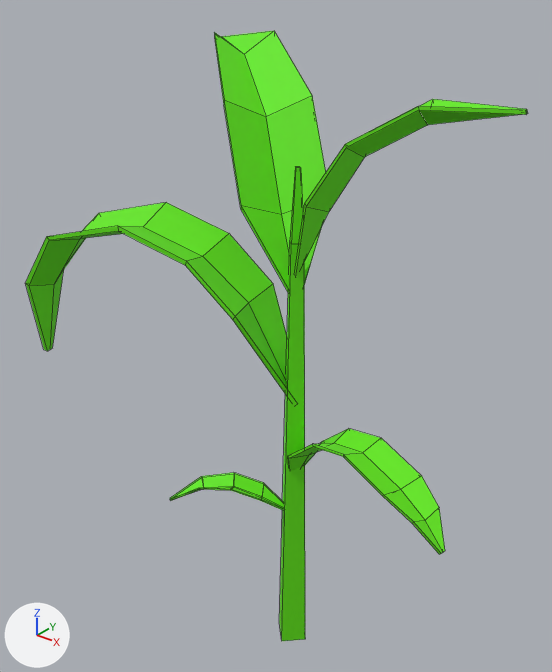
Renders of the FBX model content/farm/models/corn_low_01.fbx from each side of a commit.
Both versions are drawn from a 50 mm camera at (0.436, -0.578, 0.772) aimed at (-0.064, 0.047, 0.385). Arrows for +X, +Y and +Z are at lower left; the lights stay in place. Mesh edges are drawn as thin lines.
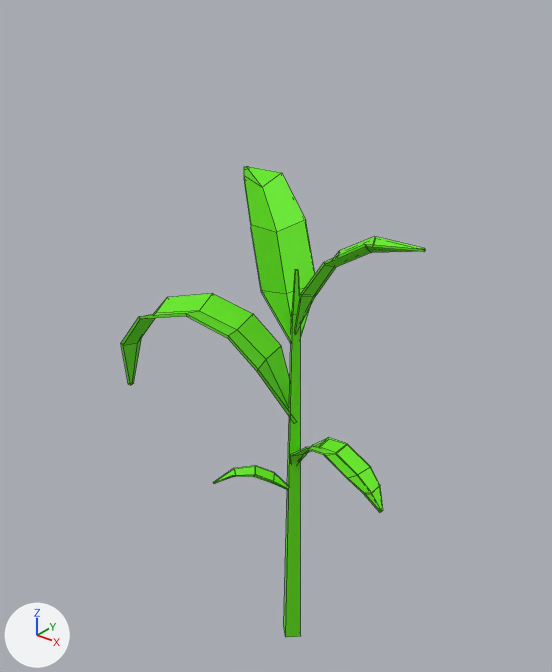
Where the change shows, as pixel boxes [x1, y1, x2, y2] in the pictures (552 x 672 px; the box of a moved part takes in the faces that stretch with it):
'Cube', reshaped (39% narrower, 23% shorter): before [25, 31, 527, 641]; after [121, 166, 425, 638]
part 1 of me_cube, moved or reshaped: before [295, 99, 527, 275]; after [295, 236, 425, 333]
part 2 of me_cube, moved or reshaped: before [214, 31, 326, 293]; after [244, 166, 315, 343]
part 3 of me_cube, moved or reshaped: before [25, 202, 296, 401]; after [121, 293, 296, 422]
part 4 of me_cube, moved or reshaped: before [288, 429, 445, 555]; after [290, 438, 383, 512]
part 5 of me_cube, moved or reshaped: before [170, 473, 284, 511]; after [213, 466, 288, 490]
part 6 of me_cube, moved or reshaped: before [279, 166, 305, 641]; after [284, 270, 301, 638]

Patch to the scene script:
```diff
--- a/content/farm/models/corn_low_01.fbx.py
+++ b/content/farm/models/corn_low_01.fbx.py
@@ me_cube @@
 me_cube.from_pydata(...)  # 186 vertices, 163 faces; spans x -0.328..0.216, y -0.116..0.183, z 0.0..0.706
 # used by ob_cube; location = (0.0, 0.0, 0.0)
-me_cube.vertices[0].co = (0.0, 0.021, 0.0)
-me_cube.vertices[1].co = (0.021, 0.0, 0.0)  # pixel (305, 639)
-me_cube.vertices[2].co = (0.0, -0.021, 0.0)  # pixel (281, 641)
-me_cube.vertices[3].co = (-0.021, 0.0, 0.0)  # pixel (279, 622)
-me_cube.vertices[4].co = (0.0, 0.003, 0.6)  # pixel (299, 166)
-me_cube.vertices[5].co = (0.003, 0.0, 0.6)  # pixel (300, 167)
-me_cube.vertices[6].co = (0.0, -0.003, 0.6)  # pixel (295, 167)
-me_cube.vertices[7].co = (-0.003, 0.0, 0.6)  # pixel (295, 166)
-me_cube.vertices[38].co = (0.0, 0.009, 0.526)
-me_cube.vertices[39].co = (0.009, 0.0, 0.526)
-me_cube.vertices[40].co = (0.0, -0.009, 0.526)  # pixel (291, 244)
-me_cube.vertices[41].co = (-0.009, 0.0, 0.526)  # pixel (289, 240)
+# me_cube part 1: the loose piece of 30 vertices spanning x 0.0..0.201, y -0.027..0.042, z 0.49..0.669 is scaled about its middle by 0.64, then moved by (-0.036, -0.003, -0.097)
+# me_cube part 2: the loose piece of 30 vertices spanning x -0.26..0.005, y -0.018..0.183, z 0.47..0.706 is scaled about its middle by 0.64, then moved by (0.046, -0.03, -0.1)
+# me_cube part 3: the loose piece of 42 vertices spanning x -0.328..0.008, y -0.116..0.034, z 0.338..0.534 is scaled about its middle by 0.64, then moved by (0.058, 0.015, -0.058)
+# me_cube part 4: the loose piece of 42 vertices spanning x -0.005..0.216, y -0.068..0.018, z 0.242..0.344 is scaled about its middle by 0.64, then moved by (-0.038, 0.009, -0.006)
+# me_cube part 5: the loose piece of 30 vertices spanning x -0.122..0.001, y -0.084..0.001, z 0.189..0.233 is scaled about its middle by 0.64, then moved by (0.022, 0.015, 0.023)
+# me_cube part 6
+me_cube.vertices[0].co = (0.0, 0.014, 0.0)
+me_cube.vertices[1].co = (0.014, 0.0, 0.0)  # pixel (300, 636)
+me_cube.vertices[2].co = (0.0, -0.014, 0.0)  # pixel (285, 637)
+me_cube.vertices[3].co = (-0.014, 0.0, 0.0)  # pixel (283, 625)
+me_cube.vertices[4].co = (0.0, 0.002, 0.496)  # pixel (297, 269)
+me_cube.vertices[5].co = (0.002, 0.0, 0.496)  # pixel (298, 270)
+me_cube.vertices[6].co = (0.0, -0.002, 0.496)  # pixel (295, 270)
+me_cube.vertices[7].co = (-0.002, 0.0, 0.496)  # pixel (294, 269)
+me_cube.vertices[38].co = (0.0, 0.006, 0.448)
+me_cube.vertices[39].co = (0.006, 0.0, 0.448)
+me_cube.vertices[40].co = (0.0, -0.006, 0.448)  # pixel (292, 315)
+me_cube.vertices[41].co = (-0.006, 0.0, 0.448)  # pixel (291, 311)
 me_cube.materials.append(mat_corn_low_01_color)
```
